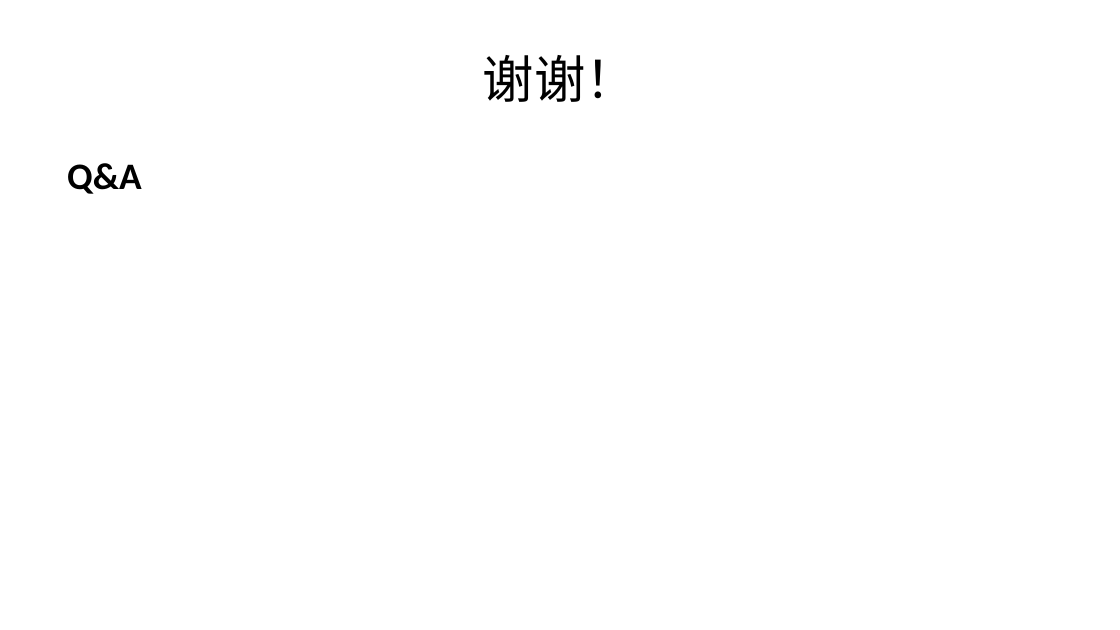
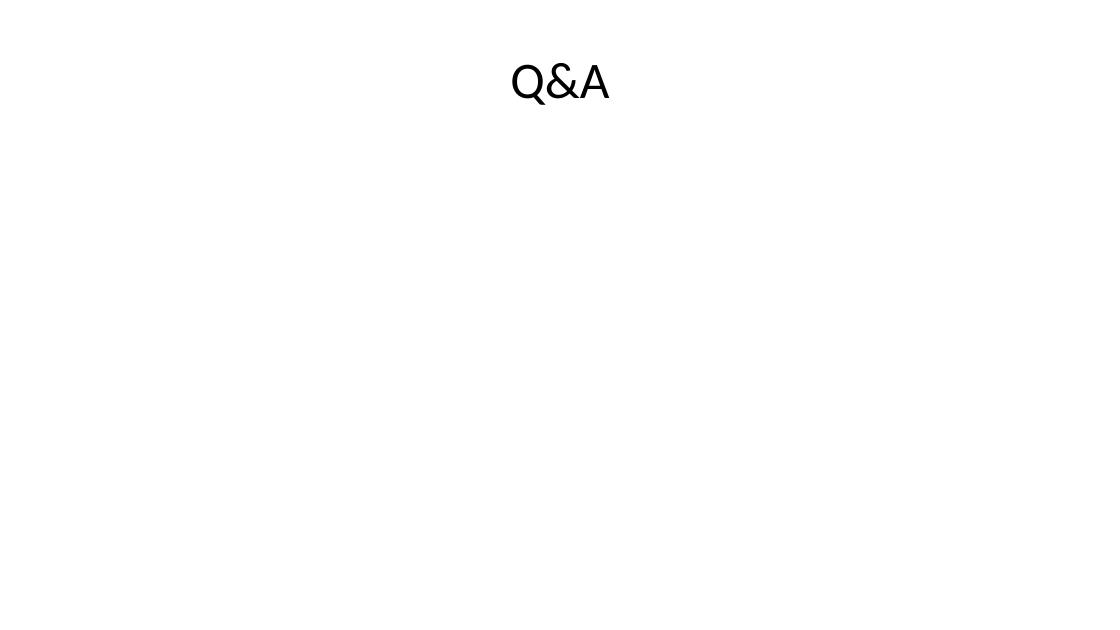
Before and after one commit to yinglichina8848/sqlrustgo, a slide deck: slide 52 of docs/教学计划/PPT/第3讲-面向对象分析设计与实现.pptx (slide 31 before the commit). Drawn at 1120x630 pixels with LibreOffice and Linux fonts; fonts in the diff are those of the drawing. Boxes give left, top, right and bottom in pixels: in the first picture for what was removed or moved away, otherwise in the second. Text is boxed around its words. In the diff, an @@ line names an element or a change of style, - is before the commit and + after.

```diff
--- a/docs/教学计划/PPT/第3讲-面向对象分析设计与实现.pptx
+++ b/docs/教学计划/PPT/第3讲-面向对象分析设计与实现.pptx
@@ title "Q&A": place and size @@
-title "Q&A" at <box>67,163,141,194</box>
+title "Q&A" at <box>510,63,609,105</box>
@@ title "Q&A" at <box>510,63,609,105</box>: size 24 to 33 pt, bold off; alignment left to centre; less space between paragraphs; vertical alignment top to middle @@
@@ title removed at <box>483,55,637,102</box> @@
-谢谢！
```
Also in this commit, not shown: 17 other slides changed, 34 slides added, 13 slides removed.
